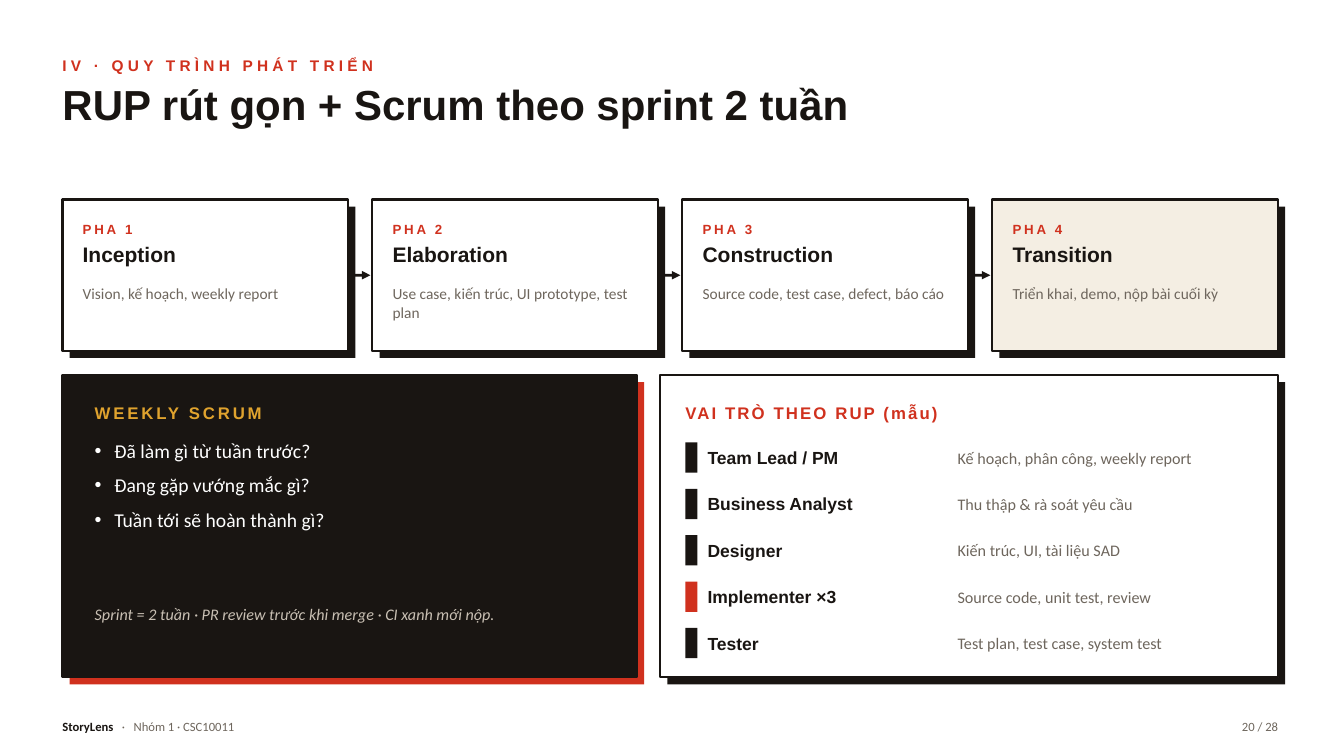
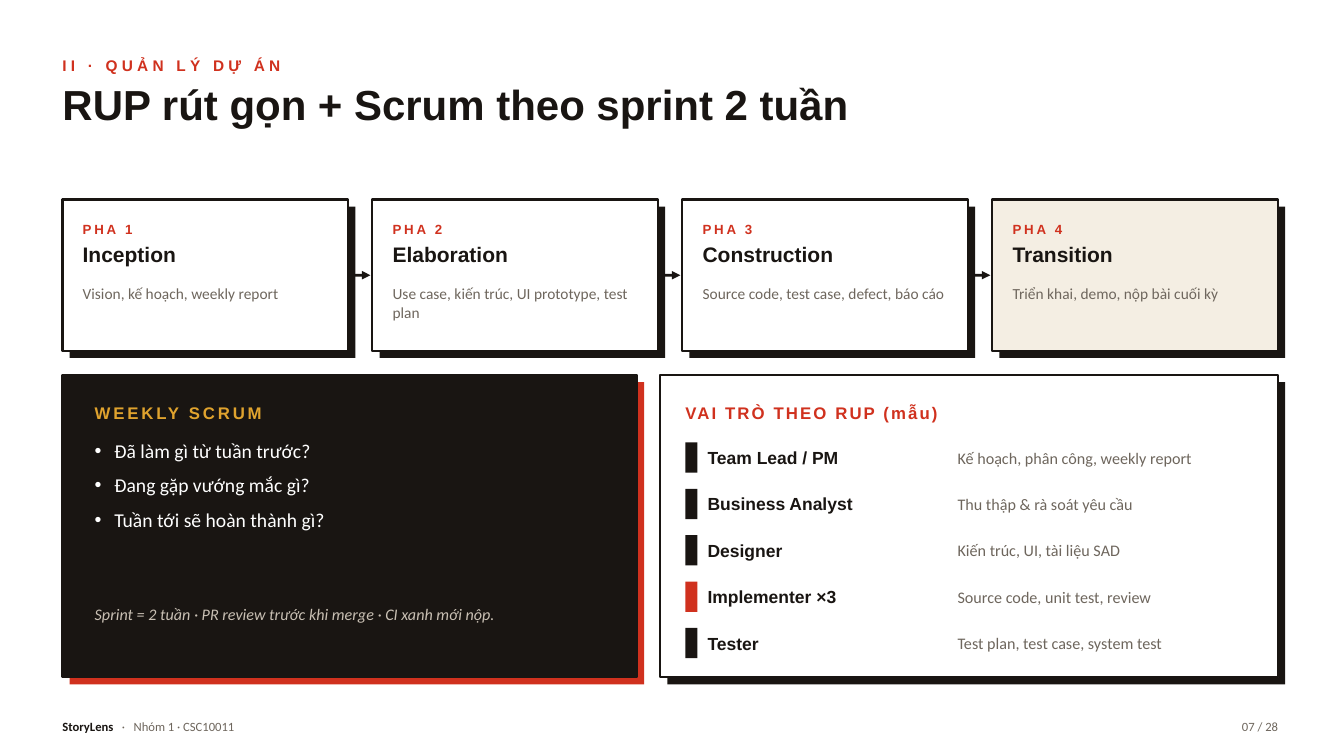
Before and after one commit to trungkiet2005/storylen, a slide deck: slide 7 of docs/presentation/StoryLens_Presentation.pptx (slide 20 before the commit). Drawn at 1344x756 pixels with LibreOffice and Linux fonts; fonts in the diff are those of the drawing. Boxes give left, top, right and bottom in pixels: in the first picture for what was removed or moved away, otherwise in the second. Text is boxed around its words. In the diff, an @@ line names an element or a change of style, - is before the commit and + after.

```diff
--- a/docs/presentation/StoryLens_Presentation.pptx
+++ b/docs/presentation/StoryLens_Presentation.pptx
@@ text at <box>62,59,280,74</box>: text changed @@
-IV · QUY TRÌNH PHÁT TRIỂN
+II · QUẢN LÝ DỰ ÁN
@@ text at <box>1242,722,1278,731</box>: text changed @@
-20 / 28
+07 / 28
```
Also in this commit, not shown: 22 other slides changed, 5 other files.
